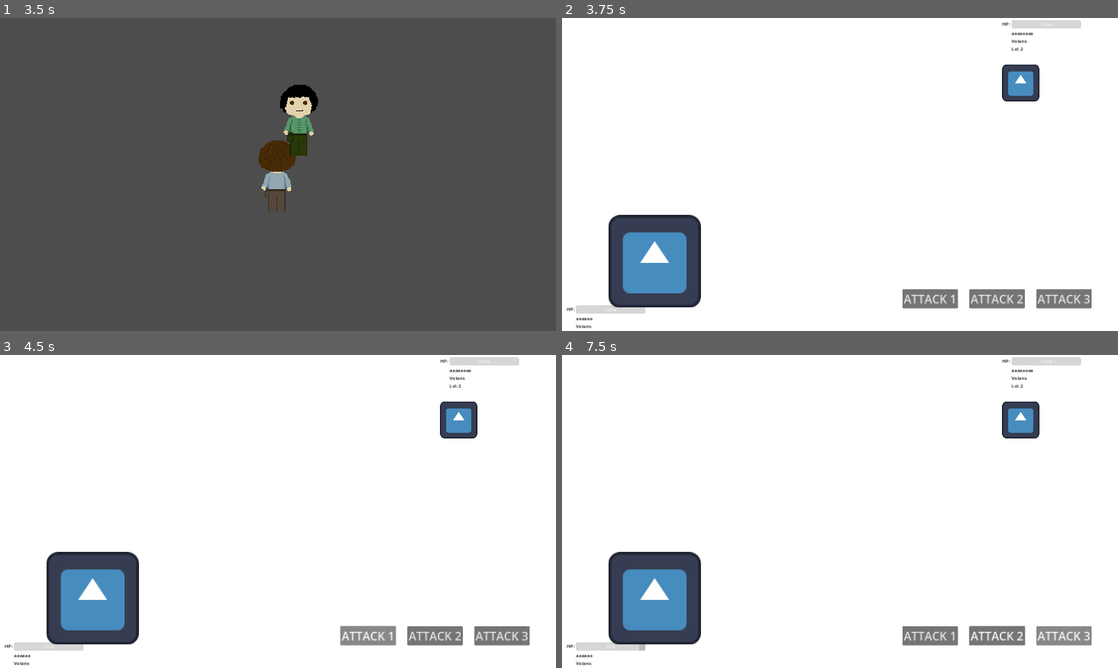
Above: before the commit, frames 1-4 (two rows, left to right).
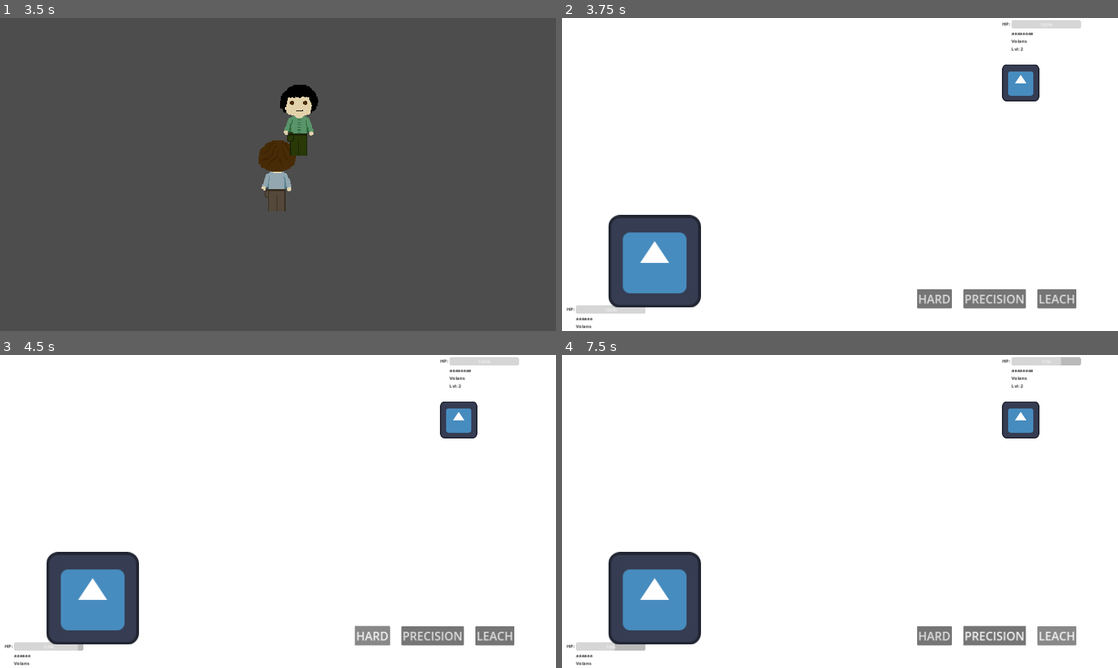
Above: after the commit, the same moments.

Repository: br0kenpixel/gamejam2025
Game: Godot game, scene res://scenes/world.tscn
Same seed, same stepped clock (60 frames per second), same inputs: the game is played once before the commit and once after it. The engine's default icon, where the game draws it, is replaced by a stand-in: a white triangle on a blue panel in a dark square.
Inputs:
- Up to frame 1 (3.5 s): tap Enter (fight_start) at 0.5, 0.6, 1.35, 2.1, 2.85 s; hold D (right) 0.53-1.28 s; hold S (down) 1.28-2.03 s; hold D (right) 2.03-2.78 s; hold W (up) from 2.78 s (still down)
- Up to frame 2 (3.75 s): tap Enter (fight_start) at 3.5, 3.6 s; release W (up) at 3.53 s; hold A (left) from 3.53 s (still down)
- Up to frame 3 (4.5 s): release A (left) at 4.25 s; click "ATTACK 1" (after the commit: "HARD") at 4.25 s
- Up to frame 4 (7.5 s): click "ATTACK 2" (after the commit: "PRECISION") at 5 s; click "ATTACK 3" (after the commit: "LEACH") at 5.75 s; tap Enter (fight_start) at 6.5, 6.6, 7.25, 7.35 s; hold A (left) 6.53-7.28 s; hold S (down) from 7.28 s (still down)

Frame 1 is identical in both runs. In frame 2, 0.9% of the frame differs, in the area x 61-96%, y 86-93%; in frame 3, 0.9%; in frame 4, 1.1%, in the area x 9-96%, y 0-95%.

Commit message:
update fight logic

Diff:
--- a/scenes/fight.tscn
+++ b/scenes/fight.tscn
@@ -26,20 +26,23 @@
 
 [node name="Attack1" type="Button" parent="Attacks"]
 layout_mode = 2
+tooltip_text = "85-100% accuracy"
 theme_override_font_sizes/font_size = 40
-text = "ATTACK 1"
+text = "HARD"
 metadata/_edit_lock_ = true
 
 [node name="Attack2" type="Button" parent="Attacks"]
 layout_mode = 2
+tooltip_text = "90% accuracy"
 theme_override_font_sizes/font_size = 40
-text = "ATTACK 2"
+text = "PRECISION"
 metadata/_edit_lock_ = true
 
 [node name="Attack3" type="Button" parent="Attacks"]
 layout_mode = 2
+tooltip_text = "Lower precison, higher damage, but recovers some HP."
 theme_override_font_sizes/font_size = 40
-text = "ATTACK 3"
+text = "LEACH"
 metadata/_edit_lock_ = true
 
 [node name="EnemyStats" type="Control" parent="."]
--- a/scripts/fight_logic.gd
+++ b/scripts/fight_logic.gd
@@ -53,12 +53,20 @@
 	turn = !turn
 
 func attack2() -> void:
+	if turn:
+		current_opponent_insect.attack2(current_player_insect)
+	else:
+		current_player_insect.attack2(current_opponent_insect)
+
 	turn = !turn
-	pass
 
 func attack3() -> void:
+	if turn:
+		current_opponent_insect.attack3(current_player_insect)
+	else:
+		current_player_insect.attack3(current_opponent_insect)
+
 	turn = !turn
-	pass
 
 func load_next_player_insect() -> bool:
 	if current_player_insect != null:
--- a/scripts/insect.gd
+++ b/scripts/insect.gd
@@ -23,20 +23,29 @@
 	health = max(0, health)
 
 func attack1(target: Insect) -> void:
-	var hit_chance = randi_range(1, 20)
-	if hit_chance % 2 == 0:
-		var damage := randi_range(max_dmg / 2, max_dmg) * InsectCategories.get_category_damage(target.category, category)
+	var hit_chance = randi_range(1, 100)
+	if hit_chance <= 60:
+		var damage := randi_range(round(max_dmg - (max_dmg / 4)), max_dmg) * InsectCategories.get_category_damage(target.category, category)
 		print("%s uses Attack 1 and deals %d damage!" % [enemy_name, damage])
 		target.take_damage(damage)
 	else:
 		print("%s missed the attack!" % enemy_name)
 
 func attack2(target: Insect) -> void:
-	var damage = randi_range(10, 15)
-	print("%s uses Attack 2 and deals %d damage!" % [enemy_name, damage])
-	target.take_damage(damage)
+	var hit_chance = randi_range(1, 100)
+	if hit_chance <= 80:
+		var damage := randi_range(round(max_dmg - (max_dmg / 2)), max_dmg) * InsectCategories.get_category_damage(target.category, category)
+		print("%s uses Attack 2 and deals %d damage!" % [enemy_name, damage])
+		target.take_damage(damage)
+	else:
+		print("%s missed the attack!" % enemy_name)
 
 func attack3(target: Insect) -> void:
-	var damage = randi_range(15, 20)
-	print("%s uses Attack 3 and deals %d damage!" % [enemy_name, damage])
-	target.take_damage(damage)
+	var hit_chance = randi_range(1, 100)
+	if hit_chance <= 70:
+		var damage := randi_range(round(max_dmg - (max_dmg / 2)), max_dmg) * InsectCategories.get_category_damage(target.category, category)
+		print("%s uses Attack 3 and deals %d damage!" % [enemy_name, damage])
+		target.take_damage(damage)
+		take_damage(-damage / 2)
+	else:
+		print("%s missed the attack!" % enemy_name)
